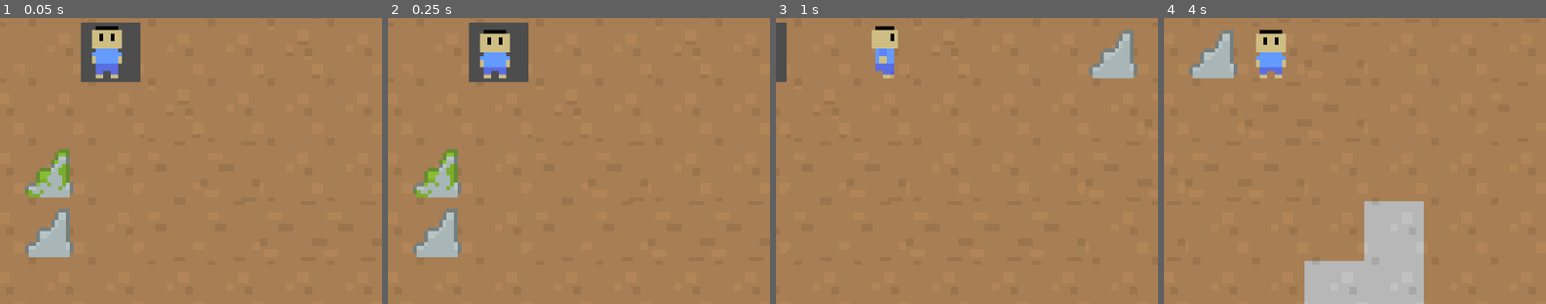
Above: before the commit, frames 1-4 (left to right).
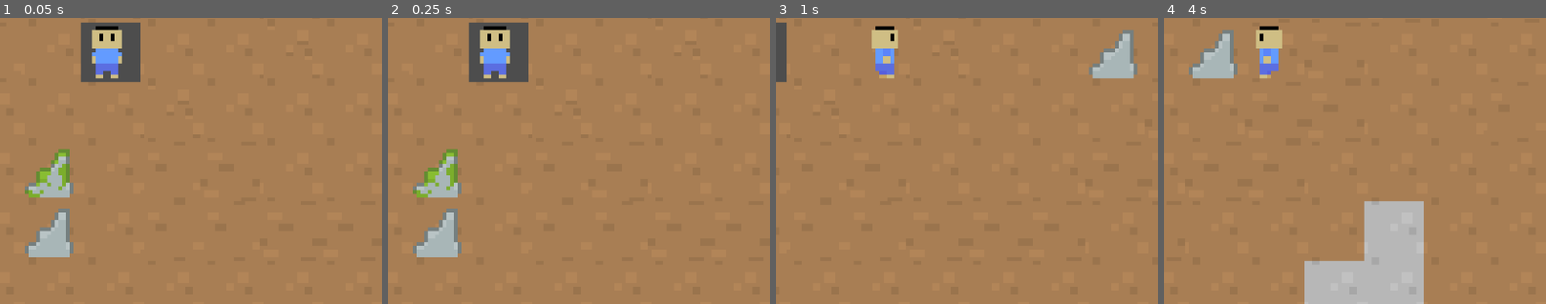
Above: after the commit, the same moments.

Repository: Elite-TS/ISCS-30.14-Game1
Game: Godot game, scene res://Scenes/game_controller.tscn
The game is run twice, just before and just after one commit, with the same random seed, the same clock (stepped at 60 frames per second) and the same inputs.
Inputs:
- Up to frame 1 (0.05 s): no input
- Up to frame 2 (0.25 s): no input
- Up to frame 3 (1 s): hold Right (ui_right) from 0.53 s (still down)
- Up to frame 4 (4 s): release Right (ui_right) at 1.28 s; hold Down (ui_down) 1.28-2.03 s; hold Right (ui_right) 2.03-2.78 s; hold Up (ui_up) 2.78-3.53 s; hold Left (ui_left) from 3.53 s (still down)
The pictures show only the part of the screen within x 36-86%, y 44-94%; the shares and areas given below are measured in that part.

Frame 1 is identical in both runs. In frame 2, 0.5% of the frame differs, in the area x 24-32%, y 3-18%; in frame 3, 0.1%; in frame 4, 0.7%, in the area x 24-32%, y 2-21%.

Commit message:
Implemented Buggy Directional Idles
Implemented the required feature where the character needs to face the direction of the last input, even if it's an impassable tile. It's currently a little buggy because it now repeatedly does the walk animation. The implementation also didn't work for stopping after an ice tile.

Diff:
--- a/iscs-30.14---game-1---tile-movement/Scenes/character.tscn
+++ b/iscs-30.14---game-1---tile-movement/Scenes/character.tscn
@@ -20,6 +20,18 @@
 atlas = ExtResource("2_4klk2")
 region = Rect2(48, 0, 16, 16)
 
+[sub_resource type="AtlasTexture" id="AtlasTexture_nw3qc"]
+atlas = ExtResource("3_owm7s")
+region = Rect2(0, 64, 16, 16)
+
+[sub_resource type="AtlasTexture" id="AtlasTexture_rtvxd"]
+atlas = ExtResource("3_owm7s")
+region = Rect2(80, 48, 16, 16)
+
+[sub_resource type="AtlasTexture" id="AtlasTexture_1g2gg"]
+atlas = ExtResource("3_owm7s")
+region = Rect2(0, 32, 16, 16)
+
 [sub_resource type="AtlasTexture" id="AtlasTexture_ushfy"]
 atlas = ExtResource("2_4klk2")
 region = Rect2(0, 16, 16, 16)
@@ -116,8 +128,32 @@
 "texture": SubResource("AtlasTexture_r4sta")
 }],
 "loop": 1,
-"name": &"idle",
+"name": &"idle_down",
 "speed": 6.0
+}, {
+"frames": [{
+"duration": 1.0,
+"texture": SubResource("AtlasTexture_nw3qc")
+}],
+"loop": 1,
+"name": &"idle_left",
+"speed": 5.0
+}, {
+"frames": [{
+"duration": 1.0,
+"texture": SubResource("AtlasTexture_rtvxd")
+}],
+"loop": 1,
+"name": &"idle_right",
+"speed": 5.0
+}, {
+"frames": [{
+"duration": 1.0,
+"texture": SubResource("AtlasTexture_1g2gg")
+}],
+"loop": 1,
+"name": &"idle_up",
+"speed": 5.0
 }, {
 "frames": [{
 "duration": 1.0,
@@ -209,7 +245,7 @@
 [node name="AnimatedSprite2D" type="AnimatedSprite2D" parent="." unique_id=1258420445]
 texture_filter = 1
 sprite_frames = SubResource("SpriteFrames_sd078")
-animation = &"walk_left"
+animation = &"idle_down"
 
 [node name="Camera2D" type="Camera2D" parent="AnimatedSprite2D" unique_id=231005298]
 zoom = Vector2(5, 5)
--- a/iscs-30.14---game-1---tile-movement/Scripts/character.gd
+++ b/iscs-30.14---game-1---tile-movement/Scripts/character.gd
@@ -28,24 +28,30 @@
 
 	# Each if-else does the movement + the animation
 	if !sprite_node_pos_tween or !sprite_node_pos_tween.is_running():
-		if Input.is_action_pressed("ui_up") and _can_move(Vector2.UP):
-			$AnimatedSprite2D.play("walk_up")
-			last_direction = Vector2.UP
-			_move(Vector2(0,-1))
-		elif Input.is_action_pressed("ui_down") and _can_move(Vector2.DOWN):
-			$AnimatedSprite2D.play("walk_down")
-			last_direction = Vector2.DOWN
-			_move(Vector2(0,1))
-		elif Input.is_action_pressed("ui_left") and _can_move(Vector2.LEFT):
-			$AnimatedSprite2D.play("walk_left")
-			last_direction = Vector2.LEFT
-			_move(Vector2(-1,0))
-		elif Input.is_action_pressed("ui_right") and _can_move(Vector2.RIGHT):
-			$AnimatedSprite2D.play("walk_right")
-			last_direction = Vector2.RIGHT
-			_move(Vector2(1,0))
-		else:
-			$AnimatedSprite2D.play("idle")
+		if Input.is_action_pressed("ui_up"):
+			$AnimatedSprite2D.play("idle_up")
+			if _can_move(Vector2.UP):
+				$AnimatedSprite2D.play("walk_up")
+				last_direction = Vector2.UP
+				_move(Vector2(0,-1))
+		elif Input.is_action_pressed("ui_down"):
+			$AnimatedSprite2D.play("idle_down")
+			if _can_move(Vector2.DOWN):
+				$AnimatedSprite2D.play("walk_down")
+				last_direction = Vector2.DOWN
+				_move(Vector2(0,1))
+		elif Input.is_action_pressed("ui_left"):
+			$AnimatedSprite2D.play("idle_left")
+			if _can_move(Vector2.LEFT):
+				$AnimatedSprite2D.play("walk_left")
+				last_direction = Vector2.LEFT
+				_move(Vector2(-1,0))
+		elif Input.is_action_pressed("ui_right"):
+			$AnimatedSprite2D.play("idle_right")
+			if _can_move(Vector2.RIGHT):
+				$AnimatedSprite2D.play("walk_right")
+				last_direction = Vector2.RIGHT
+				_move(Vector2(1,0))
 
 # The function used in the physics process
 func _move(dir: Vector2) -> void:
@@ -84,7 +90,7 @@
 	if _can_move(last_direction):
 		_move(last_direction)
 	else:
-		$AnimatedSprite2D.play("idle")
+		$AnimatedSprite2D.play("idle_down")
 		last_direction = Vector2.ZERO
 
 func _is_on_conveyor():
